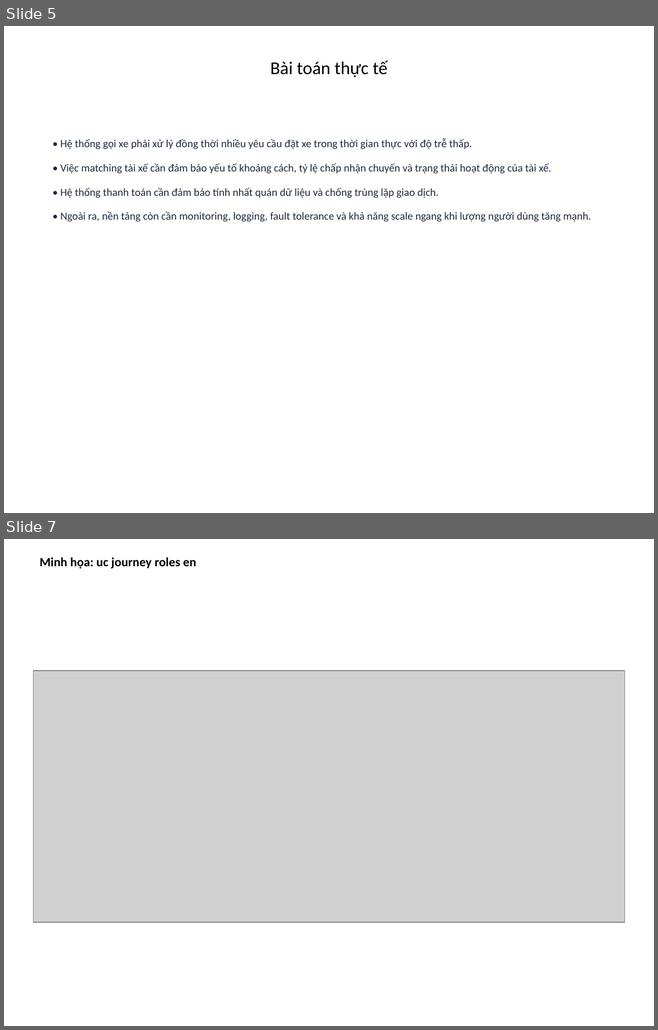
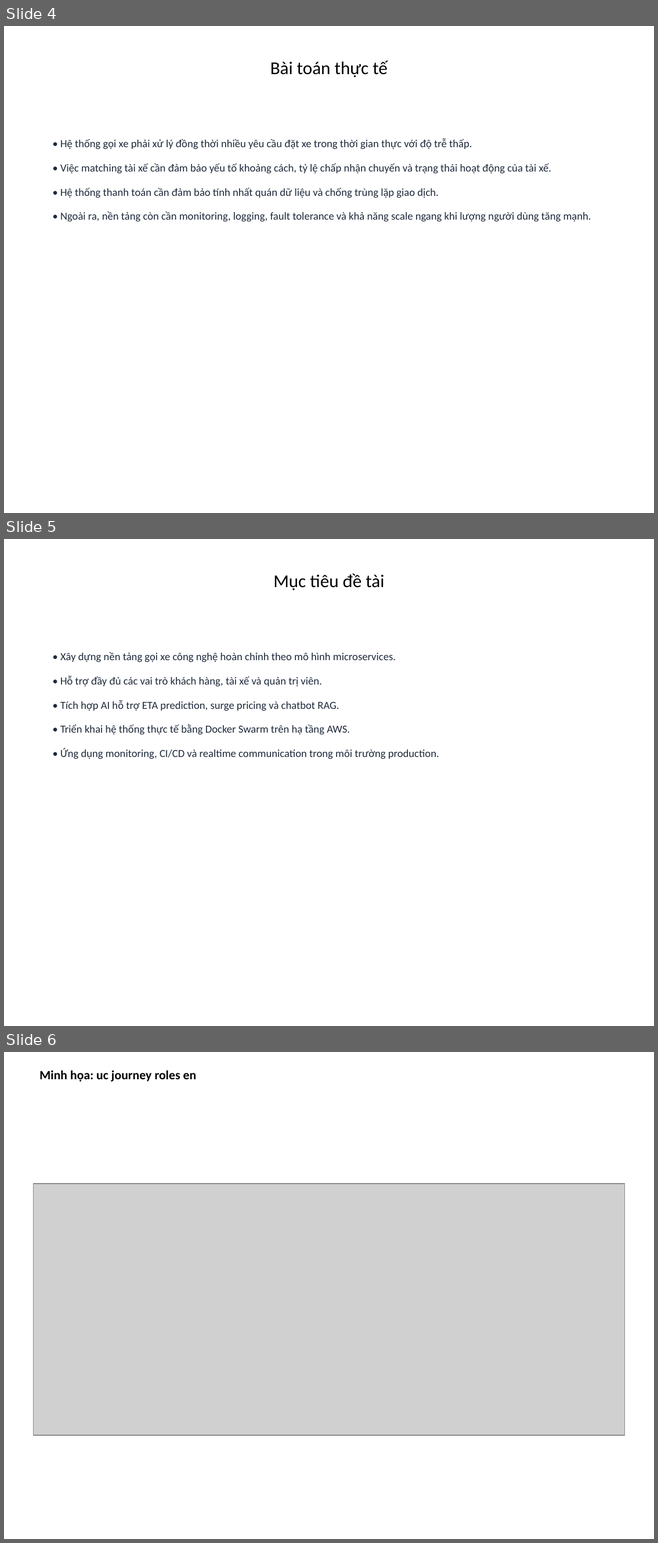
Before and after one commit to foxxiee04/Cab-Booking-System-Project, a slide deck: docs/Thesis-FoxGo-BaoCao.pptx. Shown one above the other, each under a label of ours: slides 5 and 7 before the commit, slides 4, 5 and 6 after it; the slides between them are not shown. The pictures are 658x1030 and 658x1543 pixels, drawn with LibreOffice and Linux fonts; fonts in the diff are those of the drawing; grey boxes stand for pictures. Boxes give left, top, right and bottom in pixels: in the first picture for what was removed or moved away, otherwise in the second. Text is boxed around its words. In the diff, an @@ line names an element or a change of style, - is before the commit and + after.

```diff
--- a/docs/Thesis-FoxGo-BaoCao.pptx
+++ b/docs/Thesis-FoxGo-BaoCao.pptx
@@ slide 5 added at (x1=4, y1=539, x2=654, y2=1026), background #FFFFFF @@
@@ title added at (x1=273, y1=573, x2=384, y2=591), 20 pt, text #000000 @@
+Mục tiêu đề tài
@@ text added at (x1=60, y1=652, x2=439, y2=759), 12 pt, text #1E293B @@
+• Xây dựng nền tảng gọi xe công nghệ hoàn chỉnh theo mô hình microservices.
+• Hỗ trợ đầy đủ các vai trò khách hàng, tài xế và quản trị viên.
+• Tích hợp AI hỗ trợ ETA prediction, surge pricing và chatbot RAG.
+• Triển khai hệ thống thực tế bằng Docker Swarm trên hạ tầng AWS.
+• Ứng dụng monitoring, CI/CD và realtime communication trong môi trường production.
@@ what was slide 5 is now slide 4 @@
@@ what was slide 7 is now slide 6 @@
```
Also in this commit, not shown: 1 slide changed, 10 other slides added, 8 slides removed, 1 other file.
